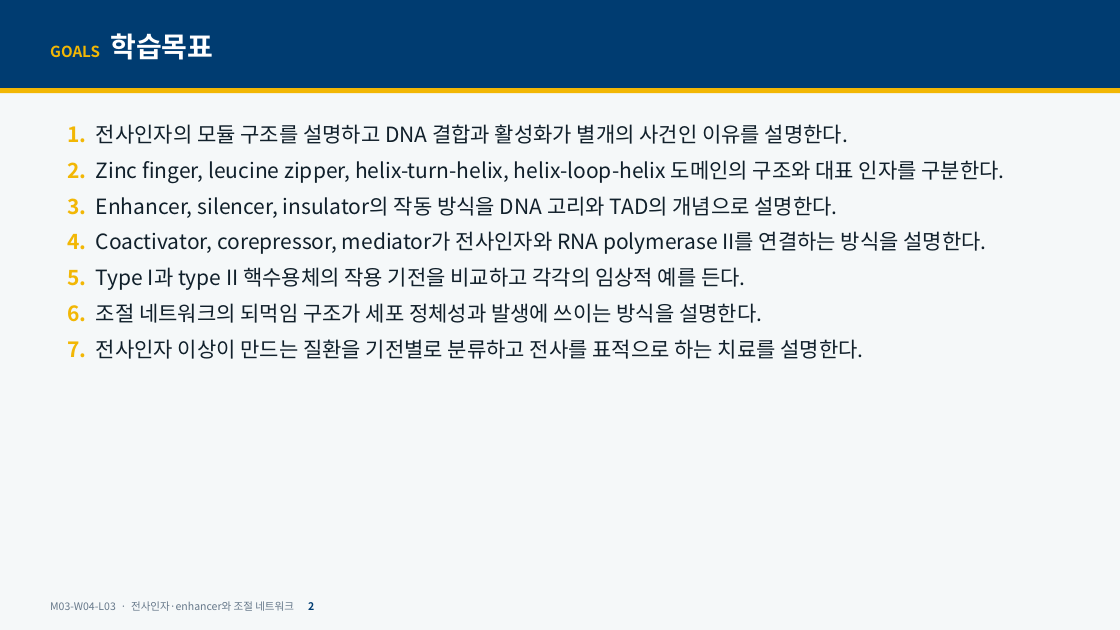
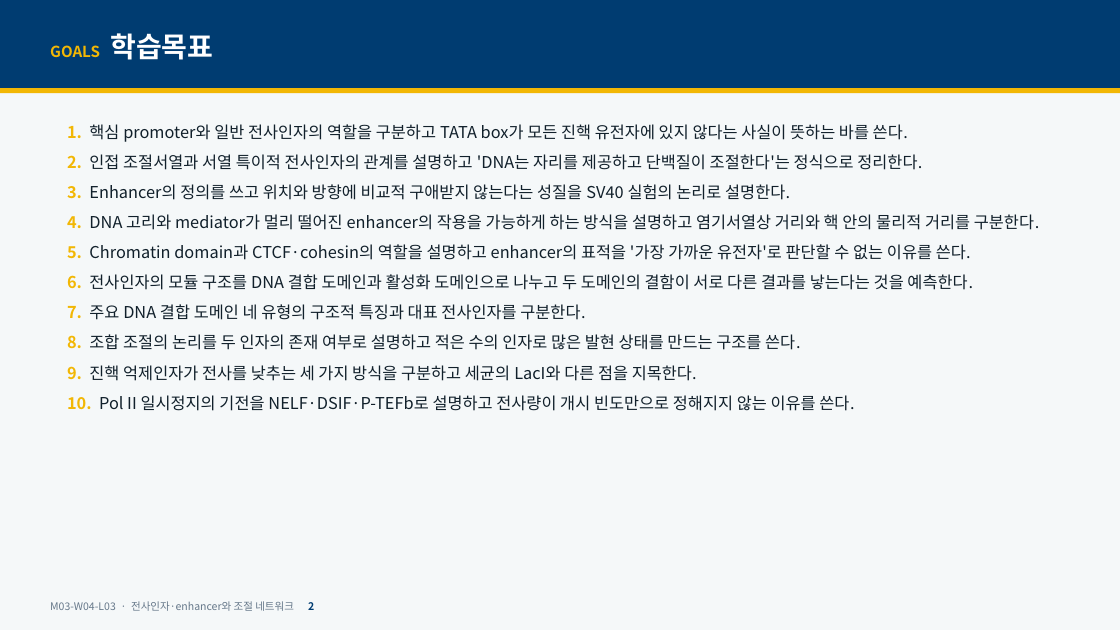
Before and after one commit to hoperiasd2/hoperiasd2.github.io, a slide deck: slide 2 of curriculum/M03/W04/L03/slides.pptx. Drawn at 1120x630 pixels with LibreOffice and Linux fonts; fonts in the diff are those of the drawing. Boxes give left, top, right and bottom in pixels: in the first picture for what was removed or moved away, otherwise in the second. Text is boxed around its words. In the diff, an @@ line names an element or a change of style, - is before the commit and + after.

```diff
--- a/curriculum/M03/W04/L03/slides.pptx
+++ b/curriculum/M03/W04/L03/slides.pptx
@@ text at bbox=[67, 124, 1040, 411]: text changed; size 18 to 14 pt @@
-1. 전사인자의 모듈 구조를 설명하고 DNA 결합과 활성화가 별개의 사건인 이유를 설명한다.
-2. Zinc finger, leucine zipper, helix-turn-helix, helix-loop-helix 도메인의 구조와 대표 인자를 구분한다.
-3. Enhancer, silencer, insulator의 작동 방식을 DNA 고리와 TAD의 개념으로 설명한다.
-4. Coactivator, corepressor, mediator가 전사인자와 RNA polymerase II를 연결하는 방식을 설명한다.
-5. Type I과 type II 핵수용체의 작용 기전을 비교하고 각각의 임상적 예를 든다.
-6. 조절 네트워크의 되먹임 구조가 세포 정체성과 발생에 쓰이는 방식을 설명한다.
-7. 전사인자 이상이 만드는 질환을 기전별로 분류하고 전사를 표적으로 하는 치료를 설명한다.
+1. 핵심 promoter와 일반 전사인자의 역할을 구분하고 TATA box가 모든 진핵 유전자에 있지 않다는 사실이 뜻하는 바를 쓴다.
+2. 인접 조절서열과 서열 특이적 전사인자의 관계를 설명하고 'DNA는 자리를 제공하고 단백질이 조절한다'는 정식으로 정리한다.
+3. Enhancer의 정의를 쓰고 위치와 방향에 비교적 구애받지 않는다는 성질을 SV40 실험의 논리로 설명한다.
+4. DNA 고리와 mediator가 멀리 떨어진 enhancer의 작용을 가능하게 하는 방식을 설명하고 염기서열상 거리와 핵 안의 물리적 거리를 구분한다.
+5. Chromatin domain과 CTCF·cohesin의 역할을 설명하고 enhancer의 표적을 '가장 가까운 유전자'로 판단할 수 없는 이유를 쓴다.
+6. 전사인자의 모듈 구조를 DNA 결합 도메인과 활성화 도메인으로 나누고 두 도메인의 결함이 서로 다른 결과를 낳는다는 것을 예측한다.
+7. 주요 DNA 결합 도메인 네 유형의 구조적 특징과 대표 전사인자를 구분한다.
+8. 조합 조절의 논리를 두 인자의 존재 여부로 설명하고 적은 수의 인자로 많은 발현 상태를 만드는 구조를 쓴다.
+9. 진핵 억제인자가 전사를 낮추는 세 가지 방식을 구분하고 세균의 LacI와 다른 점을 지목한다.
+10. Pol II 일시정지의 기전을 NELF·DSIF·P-TEFb로 설명하고 전사량이 개시 빈도만으로 정해지지 않는 이유를 쓴다.
```
Also in this commit, not shown: 38 other slides changed, 12 slides added, 5 slides removed, 17 other files.
